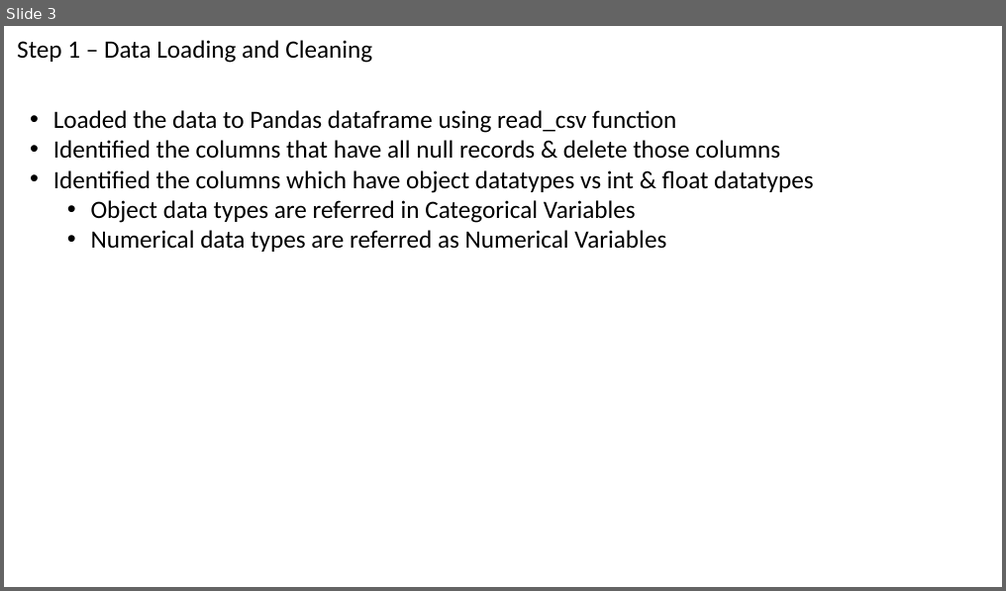
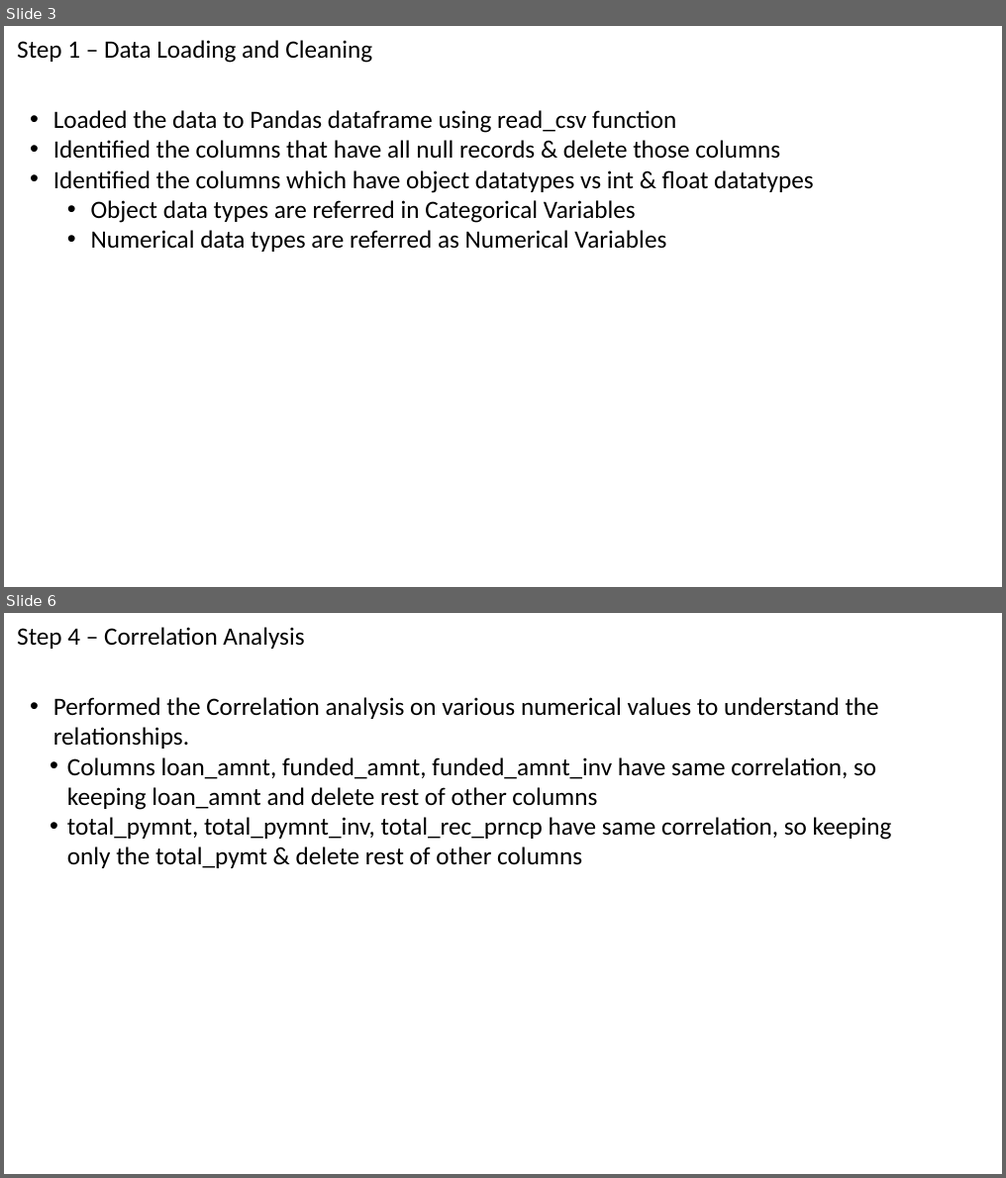
Before and after one commit to kunwar162/Lending-use-case, a slide deck: Lending Case Study.pptx. Shown one above the other, each under a label of ours: slide 3 before the commit, slides 3 and 6 after it; the slides between them are not shown. The pictures are 1006x591 and 1006x1178 pixels, drawn with LibreOffice and Linux fonts; fonts in the diff are those of the drawing. Boxes give left, top, right and bottom in pixels: in the first picture for what was removed or moved away, otherwise in the second. Text is boxed around its words. In the diff, an @@ line names an element or a change of style, - is before the commit and + after.

```diff
--- a/Lending Case Study.pptx
+++ b/Lending Case Study.pptx
@@ slide 6 added at box(4, 613, 1002, 1174), background #FFFFFF @@
@@ title added at box(17, 627, 304, 649), 24 pt, text #000000 @@
+Step 4 – Correlation Analysis
@@ text added at box(54, 697, 892, 868), 24 pt, text #000000 @@
+• Performed the Correlation analysis on various numerical values to understand the relationships.
+  • Columns loan_amnt, funded_amnt, funded_amnt_inv have same correlation, so keeping loan_amnt and delete rest of other columns
+  • total_pymnt, total_pymnt_inv, total_rec_prncp have same correlation, so keeping only the total_pymt & delete rest of other columns
```
Also in this commit, not shown: 2 other slides added.
